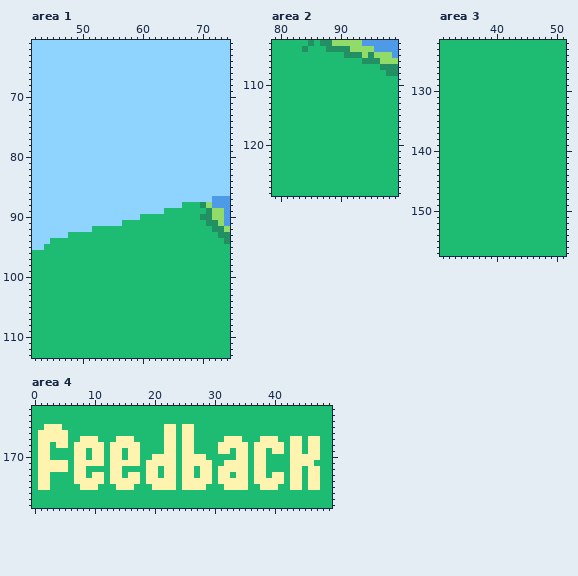
Two states of a pixel-art file, assets/misc/in progress home.aseprite. Above, as it was before the edit.
320x180 pixels, 1 frame. Shown: area 1: x 42..74, y 61..113; area 2: x 79..99, y 103..128; area 3: x 31..51, y 122..157; area 4: x 0..49, y 162..178. The commit also changed other parts of the picture, which this record leaves out.
The same view after the edit:
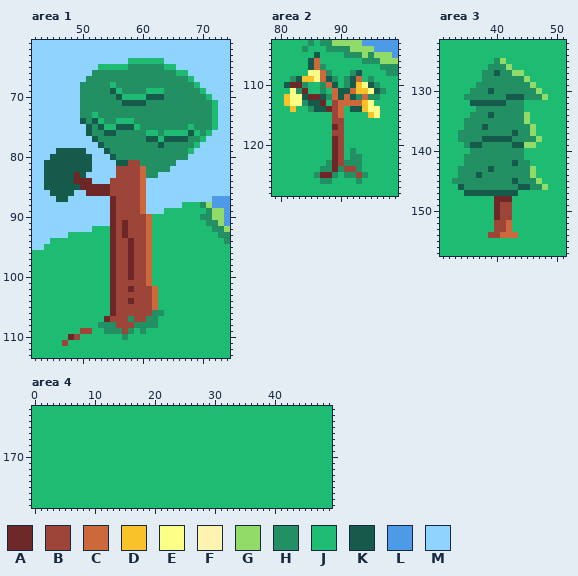
Palette (. is transparent): A #6e2727  B #9e4539  C #cd683d  D #f9c22b  E #fbff86  F #fff4af  G #91db69  H #239063  J #1ebc73  K #165a4c  L #4d9be6  M #8fd3ff
Edits made:
layer "Layer 1" now hidden
layer "Group 1/Flattened" added
layer "Group 1/Layer 5" added
Area 1, layer "Group 1/Layer 5":
y 64: x 58..63 MMMMMM -> JJJJJJ
y 65: x 53..65 MMMMMMMMMMMMM -> JJJJJHHHHHHJJ
y 66: x 52..67 MMMMMMMMMMMMMMMM -> HHHHHHHHHHHHHHJJ
y 67: x 51..68 MMMMMMMMMMMMMMMMMM -> HHHHHHHHHHHHHHHHHJ
y 68: x 50..69 MMMMMMMMMMMMMMMMMMMM -> HHHHHJHHHHHHHHHHHHHJ
y 69: x 50..70 MMMMMMMMMMMMMMMMMMMMM -> HHHHHKJHHHHJJJHHHHHHJ
y 70: x 50..71 MMMMMMMMMMMMMMMMMMMMMM -> HHHHHHKJJJJKKKHHHHHHHJ
y 71: x 50..72 MMMMMMMMMMMMMMMMMMMMMMM -> HHHHHHHKKKKHHHHHHHHHHHJ
y 72: x 50..72 MMMMMMMMMMMMMMMMMMMMMMM -> HHHHHHHHHHHHHHHHHHHHHHJ
y 73: x 50..72 MMMMMMMMMMMMMMMMMMMMMMM -> HHJHHHHHHHHHHHHHHHHHHHJ
y 74: x 50..72 MMMMMMMMMMMMMMMMMMMMMMM -> KHKJHHJJJHHHHHHHHHHHHHJ
y 75: x 51..72 MMMMMMMMMMMMMMMMMMMMMM -> KHKJJKKKJHHHHHHHHJHHHJ
y 76: x 51..71 MMMMMMMMMMMMMMMMMMMMM -> KHHKKHHHHHJJHJJJJKJHJ
y 77: x 52..70 MMMMMMMMMMMMMMMMMMM -> KHHHHHHHHKKJKKKKHHJ
y 78: x 53..69 MMMMMMMMMMMMMMMMM -> KHHHHHHHHHKHHHHHJ
y 79: x 46..50 MMMMM -> KKKKK; x 54..68 MMMMMMMMMMMMMMM -> KHHHHHHHHHHHHHJ
y 80: x 45..51 MMMMMMM -> KKKKKKK; x 55..67 MMMMMMMMMMMMM -> KHHHHHHHHHHHH
y 81: x 44..51 MMMMMMMM -> KKKKKKKK; x 56..65 MMMMMMMMMM -> KKBBHHHHHH
y 82: x 44..51 MMMMMMMM -> KKKKKKKK; x 56..64 MMMMMMMMM -> BBBBCHHHH
y 83: x 44..50 MMMMMMM -> KKKKKAK; x 56..62 MMMMMMM -> BBBBCHH
y 84: x 44..51 MMMMMMMM -> KKKKKAAA; x 55..60 MMMMMM -> BBBBBC
y 85: x 44..60 MMMMMMMMMMMMMMMMM -> KKKKKKAAAAABBBBBC
y 86: x 45..48 MMMM -> KKKK; x 51..60 MMMMMMMMMM -> AAAABBBBBC
y 87: x 46..47 MM -> KK; x 55..60 MMMMMM -> ABBBBC
y 88..89: x 55..60 MMMMMM -> ABBBBC
y 90: x 55..61 MMMMMJJ -> ABBBBBC
y 91: x 55..61 MMJJJJJ -> ABABBBC
y 92..93: x 55..61 JJJJJJJ -> ABABBBC
y 94..100: x 55..61 JJJJJJJ -> ABBABBC
y 101: x 55..61 JJJJJJJ -> ABBBBBC
y 102: x 55..62 JJJJJJJJ -> ABBABBBC
y 103: x 55..62 JJJJJJJJ -> ABBBBBBC
y 104: x 55..62 JJJJJJJJ -> ABBABBBC
y 105: x 55..62 JJJJJJJJ -> ABBBBBBC
y 106: x 55..63 JJJJJJJJJ -> ABBBBBBHH
y 107: x 54..62 JJJJJJJJJ -> ABBBHBBHH
y 108: x 53..62 JJJJJJJJJJ -> HHHBBBHHHH
y 109: x 50..51 JJ -> BB; x 54..58 JJJJJ -> HHHBH; x 60 J -> H
y 110: x 48..49 JJ -> AB; x 57 J -> H
y 111: x 47 J -> B
Area 2, layer "Group 1/Layer 5":
y 105: x 86 J -> K
y 106: x 85..86 JJ -> KC
y 107: x 85..87 JJJ -> KCH
y 108: x 85..88 JJJJ -> EECH; x 92..93 JJ -> HK
y 109: x 82..89 JJJJJJJJ -> HKDDECKH; x 91..93 JJJ -> HKC; x 95 J -> H
y 110: x 81..84 JJJJ -> KAAH; x 87..89 JJJ -> HCK; x 91..96 JJJJJJ -> HKDEKH
y 111: x 82..84 JJJ -> EHA; x 87 J -> H; x 89..97 JJJJJJJJJ -> CKKCDDEKH
y 112: x 81..96 JJJJJJJJJJJJJJJJ -> DEEKAAKHCKCKHCHH
y 113: x 81..87 JJJJJJJ -> DEEHKKA; x 89..95 JJJJJJJ -> BCCCCDE
y 114: x 82 J -> D; x 85..90 JJJJJJ -> HKKABC; x 92..96 JJJJJ -> KKDEE
y 115: x 89..90 JJ -> BC; x 95..96 JJ -> DE
y 116: x 89..90 JJ -> BB
y 117: x 89..90 JJ -> AB
y 118: x 89..90 JJ -> BB
y 119..120: x 89..90 JJ -> AB
y 121: x 89..90 JJ -> AB; x 92 J -> H
y 122: x 89..90 JJ -> AB; x 92..93 JJ -> HH
y 123: x 88..93 JJJJJJ -> HABHHH
y 124: x 87..93 JJJJJJJ -> HHAHBBH
y 125: x 86..89 JJJJ -> HAAH; x 91..94 JJJJ -> HHBH
y 126: x 87..88 JJ -> HH; x 93 J -> H
Area 3, layer "Group 1/Layer 5":
y 125: x 40..41 JJ -> HG
y 126: x 39..42 JJJJ -> HHHG
y 127: x 38..44 JJJJJJJ -> HHKHHGG
y 128: x 38..45 JJJJJJJJ -> HHHHHHHG
y 129: x 37..46 JJJJJJJJJJ -> HHHHHHHHHG
y 130: x 36..47 JJJJJJJJJJJJ -> HHHKHHHHHHHG
y 131: x 35..48 JJJJJJJJJJJJJJ -> HHHHHHHKKKHHHG
y 132: x 36..44 JJJJJJJJJ -> KKKKKKHHH
y 133: x 37..44 JJJJJJJJ -> HHHHHHHH
y 134: x 36..45 JJJJJJJJJJ -> HHHKHHHHHG
y 135: x 35..45 JJJJJJJJJJJ -> HHHHHHHHHHG
y 136: x 35..46 JJJJJJJJJJJJ -> HHHKHHHHHHHG
y 137: x 34..46 JJJJJJJJJJJJJ -> HHHHHHHHHKHHG
y 138: x 34..47 JJJJJJJJJJJJJJ -> HHHHKKKKKHHHHG
y 139: x 35..46 JJJJJJJJJJJJ -> HKKHHHHHKKGG
y 140: x 36..44 JJJJJJJJJ -> HHHHHHHHH
y 141: x 35..44 JJJJJJJJJJ -> HHHHHHHHHH
y 142: x 35..45 JJJJJJJJJJJ -> HHHHHHHHKHH
y 143: x 34..46 JJJJJJJJJJJJJ -> HHHHHKHHHHHHG
y 144: x 34..46 JJJJJJJJJJJJJ -> HHHKHHHHHHHHG
y 145: x 33..47 JJJJJJJJJJJJJJJ -> HHHHHHHHHHKHHHG
y 146: x 34..48 JJJJJJJJJJJJJJJ -> KHHHHHHHHHKKHHG
y 147: x 35..43 JJJJJJJJJ -> KKKKKKKKK
y 148: x 40..42 JJJ -> AAA
y 149..151: x 40..42 JJJ -> ABB
y 152..153: x 40..42 JJJ -> BBC
y 154: x 39..43 JJJJJ -> BBCCC
Area 4, layer "Group 1/Flattened":
y 165: x 2..4 FFF -> JJJ; x 22..23 FF -> JJ; x 25..26 FF -> JJ
y 166: x 1..5 FFFFF -> JJJJJ; x 22..23 FF -> JJ; x 25..26 FF -> JJ
y 167: x 1..5 FFFFF -> JJJJJ; x 8..10 FFF -> JJJ; x 14..16 FFF -> JJJ; x 22..23 FF -> JJ; x 25..26 FF -> JJ; x 32..34 FFF -> JJJ; x 38..40 FFF -> JJJ; x 43..44 FF -> JJ; x 46..47 FF -> JJ
y 168: x 1..2 FF -> JJ; x 4..5 FF -> JJ; x 7..11 FFFFF -> JJJJJ; x 13..17 FFFFF -> JJJJJ; x 22..23 FF -> JJ; x 25..26 FF -> JJ; x 31..35 FFFFF -> JJJJJ; x 37..41 FFFFF -> JJJJJ; x 43..44 FF -> JJ; x 46..47 FF -> JJ
y 169: x 1..2 FF -> JJ; x 7..8 FF -> JJ; x 10..11 FF -> JJ; x 13..14 FF -> JJ; x 16..17 FF -> JJ; x 22..23 FF -> JJ; x 25..26 FF -> JJ; x 31..32 FF -> JJ; x 34..35 FF -> JJ; x 37..38 FF -> JJ; x 40..41 FF -> JJ; x 43..44 FF -> JJ; x 46..47 FF -> JJ
y 170: x 1..2 FF -> JJ; x 7..8 FF -> JJ; x 10..11 FF -> JJ; x 13..14 FF -> JJ; x 16..17 FF -> JJ; x 20..23 FFFF -> JJJJ; x 25..28 FFFF -> JJJJ; x 34..35 FF -> JJ; x 37..38 FF -> JJ; x 43..47 FFFFF -> JJJJJ
y 171: x 1..5 FFFFF -> JJJJJ; x 7..11 FFFFF -> JJJJJ; x 13..17 FFFFF -> JJJJJ; x 19..23 FFFFF -> JJJJJ; x 25..29 FFFFF -> JJJJJ; x 32..35 FFFF -> JJJJ; x 37..38 FF -> JJ; x 43..46 FFFF -> JJJJ
y 172: x 1..5 FFFFF -> JJJJJ; x 7..8 FF -> JJ; x 13..14 FF -> JJ; x 19..20 FF -> JJ; x 22..23 FF -> JJ; x 25..26 FF -> JJ; x 28..29 FF -> JJ; x 31..35 FFFFF -> JJJJJ; x 37..38 FF -> JJ; x 43..44 FF -> JJ; x 46..47 FF -> JJ
y 173: x 1..2 FF -> JJ; x 7..8 FF -> JJ; x 10..11 FF -> JJ; x 13..14 FF -> JJ; x 16..17 FF -> JJ; x 19..20 FF -> JJ; x 22..23 FF -> JJ; x 25..26 FF -> JJ; x 28..29 FF -> JJ; x 31..32 FF -> JJ; x 34..35 FF -> JJ; x 37..38 FF -> JJ; x 40..41 FF -> JJ; x 43..44 FF -> JJ; x 46..47 FF -> JJ
y 174: x 1..2 FF -> JJ; x 7..11 FFFFF -> JJJJJ; x 13..17 FFFFF -> JJJJJ; x 19..23 FFFFF -> JJJJJ; x 25..29 FFFFF -> JJJJJ; x 31..35 FFFFF -> JJJJJ; x 37..41 FFFFF -> JJJJJ; x 43..44 FF -> JJ; x 46..47 FF -> JJ
y 175: x 1..2 FF -> JJ; x 8..10 FFF -> JJJ; x 14..16 FFF -> JJJ; x 20..23 FFFF -> JJJJ; x 25..28 FFFF -> JJJJ; x 32..35 FFFF -> JJJJ; x 38..40 FFF -> JJJ; x 43..44 FF -> JJ; x 46..47 FF -> JJ
Where, in picture pixels (left, top, right, bottom), the same in both pictures:
changed: (44, 58, 218, 346)
changed: (284, 52, 386, 184)
changed: (452, 58, 548, 238)
changed: (38, 424, 320, 490)
